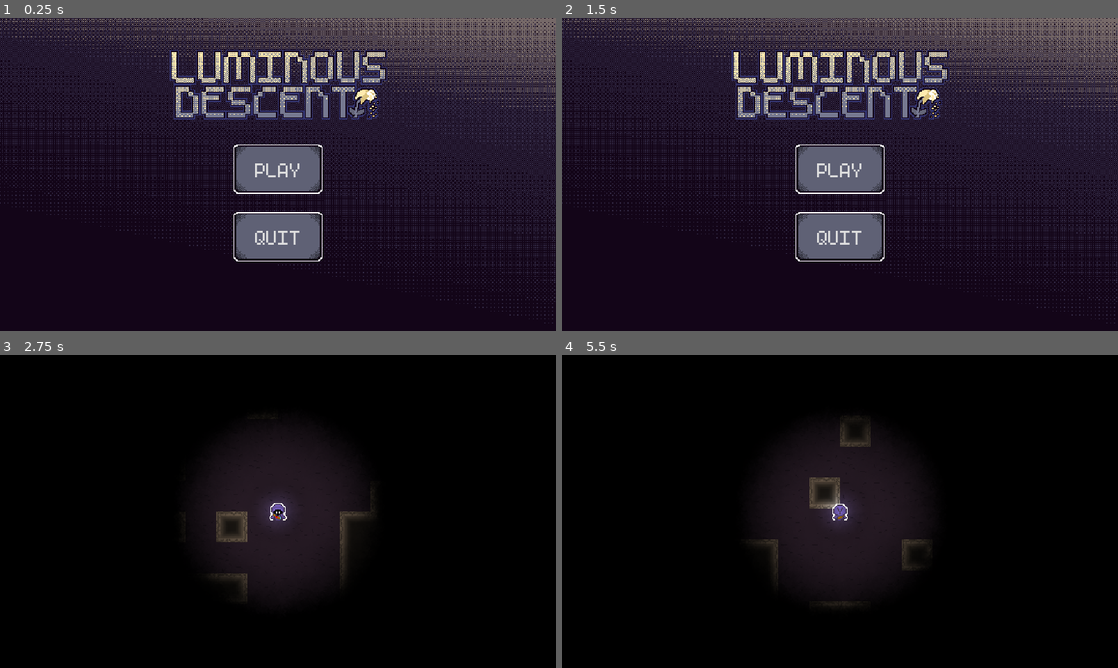
Above: before the commit, frames 1-4 (two rows, left to right).
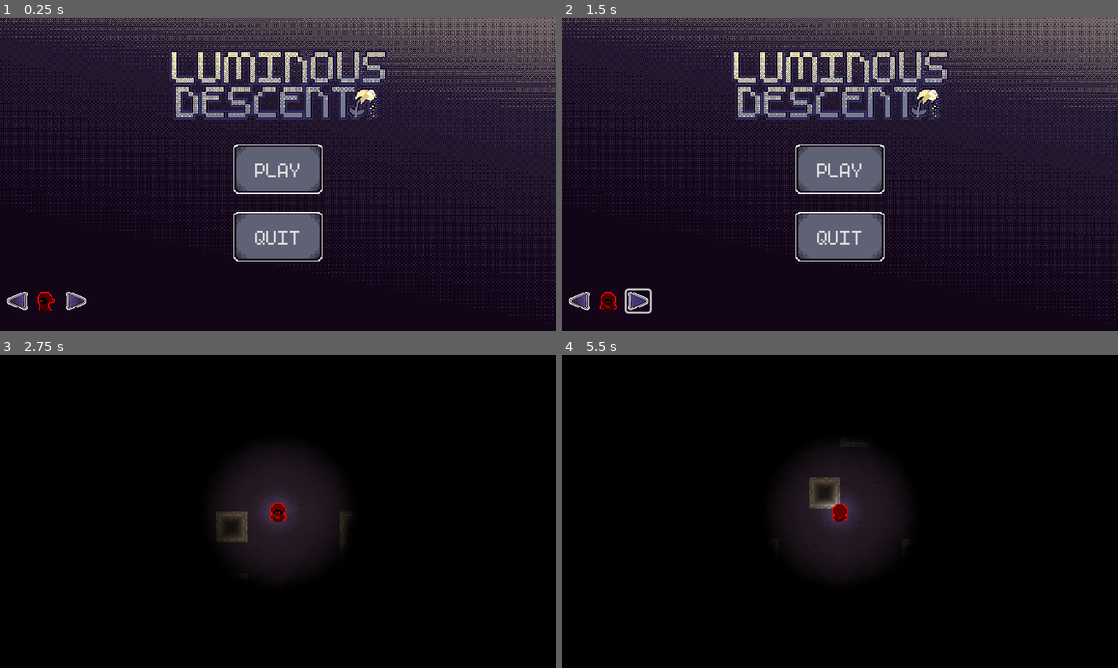
Above: after the commit, the same moments.

Repository: BlazarTira/Luminous-Descent
Game: Godot game, scene res://Scenes/Menus/title_screen.tscn
The game is run twice, just before and just after one commit, with the same random seed, the same clock (stepped at 60 frames per second) and the same inputs.
Inputs (mouse positions are in pixels of both pictures, inside the frame that each line leads up to):
- Up to frame 1 (0.25 s): no input
- Up to frame 2 (1.5 s): click (578, 299) at 0.52 s; click (639, 299) at 1.27 s
- Up to frame 3 (2.75 s): click "PLAY" at 2 s
- Up to frame 4 (5.5 s): tap Enter (ui_accept) at 2.75, 3.02, 3.5, 3.77, 5.27 s; move the mouse to (962, 495) at 2.77 s; hold D (right) 2.78-3.53 s; click (962, 495) at 2.85 s; move the mouse to (728, 527) at 3.52 s; hold S (down) 3.53-4.28 s; click (728, 527) at 3.6 s; move the mouse to (895, 442) at 4.27 s; hold D (right) 4.28-5.03 s; click (895, 442) at 4.35 s; move the mouse to (812, 574) at 5.02 s; hold W (up) from 5.03 s (still down); click (812, 574) at 5.1 s

The runs differ from the first frame. In frame 1, 0.4% of the frame differs, in the area x 1-16%, y 87-94%; in frame 2, 0.6%; in frame 3, 0.8%; in frame 4, 0.9%, in the area x 33-67%, y 19-81%.

Commit message:
Added enemy sprites and player color changing

Diff:
--- /dev/null
+++ b/Global.gd
@@ -0,0 +1,4 @@
+extends Node
+
+
+var selected_color = Color(1, 0, 1)  # Default color (purple)
--- a/Scenes/Entities/player.tscn
+++ b/Scenes/Entities/player.tscn
@@ -407,5 +407,5 @@
 color = Color(0.780392, 0.662745, 0.545098, 0.788235)
 energy = 2.0
 texture = ExtResource("4_sxqui")
-texture_scale = 1.2
+texture_scale = 0.9
 script = ExtResource("5_v5o6s")
--- a/Scenes/Menus/title_screen.tscn
+++ b/Scenes/Menus/title_screen.tscn
@@ -1,10 +1,110 @@
-[gd_scene load_steps=6 format=3 uid="uid://c5724akbpects"]
+[gd_scene load_steps=25 format=3 uid="uid://c5724akbpects"]
 
 [ext_resource type="Texture2D" uid="uid://dhgndwpp62y2w" path="res://Assets/UI/Title_BG.png" id="1_wfjbi"]
 [ext_resource type="Texture2D" uid="uid://c1wr7cbdyvpqs" path="res://Assets/UI/Title.png" id="2_rv18j"]
 [ext_resource type="Script" path="res://Scripts/Worlds/title_screen.gd" id="3_d4y5d"]
 [ext_resource type="Theme" uid="uid://cbsdbgo4ukocd" path="res://Resources/UI.tres" id="4_c7wn2"]
 [ext_resource type="Texture2D" uid="uid://bt5m2preplqng" path="res://Assets/UI/quit_disabled.png" id="5_hc7qd"]
+[ext_resource type="Texture2D" uid="uid://dklisskrfmfch" path="res://Assets/UI/Arrow_Button.png" id="6_fq4sm"]
+[ext_resource type="Texture2D" uid="uid://dc21prga4g51d" path="res://Assets/Player/Alchemist_Player_Sprite.png" id="6_ycoqq"]
+
+[sub_resource type="StyleBoxTexture" id="StyleBoxTexture_aeeic"]
+texture = ExtResource("6_fq4sm")
+region_rect = Rect2(32, 32, 32, 32)
+
+[sub_resource type="StyleBoxTexture" id="StyleBoxTexture_x7f5j"]
+texture = ExtResource("6_fq4sm")
+region_rect = Rect2(0, 32, 32, 32)
+
+[sub_resource type="StyleBoxTexture" id="StyleBoxTexture_mimaf"]
+texture = ExtResource("6_fq4sm")
+region_rect = Rect2(64, 32, 32, 32)
+
+[sub_resource type="Theme" id="Theme_248rr"]
+Button/styles/hover = SubResource("StyleBoxTexture_aeeic")
+Button/styles/normal = SubResource("StyleBoxTexture_x7f5j")
+Button/styles/pressed = SubResource("StyleBoxTexture_mimaf")
+
+[sub_resource type="AtlasTexture" id="AtlasTexture_gkcip"]
+atlas = ExtResource("6_ycoqq")
+region = Rect2(32, 0, 32, 32)
+
+[sub_resource type="AtlasTexture" id="AtlasTexture_43eb0"]
+atlas = ExtResource("6_ycoqq")
+region = Rect2(32, 32, 32, 32)
+
+[sub_resource type="AtlasTexture" id="AtlasTexture_pre6e"]
+atlas = ExtResource("6_ycoqq")
+region = Rect2(32, 64, 32, 32)
+
+[sub_resource type="AtlasTexture" id="AtlasTexture_scqhe"]
+atlas = ExtResource("6_ycoqq")
+region = Rect2(32, 96, 32, 32)
+
+[sub_resource type="AtlasTexture" id="AtlasTexture_n2enc"]
+atlas = ExtResource("6_ycoqq")
+region = Rect2(32, 128, 32, 32)
+
+[sub_resource type="AtlasTexture" id="AtlasTexture_m1xta"]
+atlas = ExtResource("6_ycoqq")
+region = Rect2(32, 160, 32, 32)
+
+[sub_resource type="AtlasTexture" id="AtlasTexture_5e3n4"]
+atlas = ExtResource("6_ycoqq")
+region = Rect2(32, 192, 32, 32)
+
+[sub_resource type="AtlasTexture" id="AtlasTexture_vp2rt"]
+atlas = ExtResource("6_ycoqq")
+region = Rect2(32, 224, 32, 32)
+
+[sub_resource type="SpriteFrames" id="SpriteFrames_ljdn7"]
+animations = [{
+"frames": [{
+"duration": 1.0,
+"texture": SubResource("AtlasTexture_gkcip")
+}, {
+"duration": 1.0,
+"texture": SubResource("AtlasTexture_43eb0")
+}, {
+"duration": 1.0,
+"texture": SubResource("AtlasTexture_pre6e")
+}, {
+"duration": 1.0,
+"texture": SubResource("AtlasTexture_scqhe")
+}, {
+"duration": 1.0,
+"texture": SubResource("AtlasTexture_n2enc")
+}, {
+"duration": 1.0,
+"texture": SubResource("AtlasTexture_m1xta")
+}, {
+"duration": 1.0,
+"texture": SubResource("AtlasTexture_5e3n4")
+}, {
+"duration": 1.0,
+"texture": SubResource("AtlasTexture_vp2rt")
+}],
+"loop": true,
+"name": &"default",
+"speed": 5.0
+}]
+
+[sub_resource type="StyleBoxTexture" id="StyleBoxTexture_mbrgr"]
+texture = ExtResource("6_fq4sm")
+region_rect = Rect2(32, 0, 32, 32)
+
+[sub_resource type="StyleBoxTexture" id="StyleBoxTexture_tanv8"]
+texture = ExtResource("6_fq4sm")
+region_rect = Rect2(0, 0, 32, 32)
+
+[sub_resource type="StyleBoxTexture" id="StyleBoxTexture_3oeuf"]
+texture = ExtResource("6_fq4sm")
+region_rect = Rect2(64, 0, 32, 32)
+
+[sub_resource type="Theme" id="Theme_31iy3"]
+Button/styles/hover = SubResource("StyleBoxTexture_mbrgr")
+Button/styles/normal = SubResource("StyleBoxTexture_tanv8")
+Button/styles/pressed = SubResource("StyleBoxTexture_3oeuf")
 
 [node name="TitleScreen" type="Node2D"]
 
@@ -82,7 +182,51 @@
 offset_bottom = 227.0
 texture = ExtResource("5_hc7qd")
 
+[node name="Color_Select" type="Control" parent="CanvasLayer"]
+layout_mode = 3
+anchors_preset = 2
+anchor_top = 1.0
+anchor_bottom = 1.0
+offset_top = -62.0
+offset_right = 97.0
+grow_vertical = 0
+
+[node name="Left_Button" type="Button" parent="CanvasLayer/Color_Select"]
+layout_mode = 1
+anchors_preset = 4
+anchor_top = 0.5
+anchor_bottom = 0.5
+offset_left = 6.0
+offset_top = -11.0
+offset_right = 30.0
+offset_bottom = 11.0
+grow_vertical = 2
+theme = SubResource("Theme_248rr")
+
+[node name="AnimatedSprite2D" type="AnimatedSprite2D" parent="CanvasLayer/Color_Select"]
+position = Vector2(48, 31)
+sprite_frames = SubResource("SpriteFrames_ljdn7")
+autoplay = "default"
+frame_progress = 0.720942
+
+[node name="Right_Button" type="Button" parent="CanvasLayer/Color_Select"]
+layout_mode = 1
+anchors_preset = 6
+anchor_left = 1.0
+anchor_top = 0.5
+anchor_right = 1.0
+anchor_bottom = 0.5
+offset_left = -30.0
+offset_top = -11.0
+offset_right = -6.0
+offset_bottom = 11.0
+grow_horizontal = 0
+grow_vertical = 2
+theme = SubResource("Theme_31iy3")
+
 [connection signal="pressed" from="CanvasLayer/Buttons/Play" to="CanvasLayer/Buttons" method="_on_play_pressed"]
 [connection signal="mouse_entered" from="CanvasLayer/Buttons/Quit" to="CanvasLayer/Buttons" method="_on_quit_mouse_entered"]
 [connection signal="mouse_exited" from="CanvasLayer/Buttons/Quit" to="CanvasLayer/Buttons" method="_on_quit_mouse_exited"]
 [connection signal="pressed" from="CanvasLayer/Buttons/Quit" to="CanvasLayer/Buttons" method="_on_quit_pressed"]
+[connection signal="pressed" from="CanvasLayer/Color_Select/Left_Button" to="CanvasLayer/Buttons" method="_on_left_button_pressed"]
+[connection signal="pressed" from="CanvasLayer/Color_Select/Right_Button" to="CanvasLayer/Buttons" method="_on_right_button_pressed"]
--- a/Scripts/Entities/player.gd
+++ b/Scripts/Entities/player.gd
@@ -22,6 +22,9 @@
 
 var direction = Vector2.ZERO
 var last_non_zero_direction = Vector2.DOWN  # Default to down for initial state
+
+func _ready():
+	animated_sprite.modulate = Global.selected_color
 
 func _process(_delta: float):
 	update_animation()
--- a/Scripts/Worlds/title_screen.gd
+++ b/Scripts/Worlds/title_screen.gd
@@ -1,8 +1,26 @@
 extends Control
 
 @onready var quit_disabled = $"../quit_disabled"
+@onready var preview_sprite = $"../Color_Select/AnimatedSprite2D"
+@onready var left_button = $"../Color_Select/Left_Button"
+@onready var right_button = $"../Color_Select/Right_Button"
+
+
+var colors = [
+	Color(1, 0, 0),  # Red
+	Color(0, 1, 0),  # Green
+	Color(0.2, 0.3, 1),  # Blue
+	Color(1, 1, 0),  # Yellow
+	Color(1, 0, 1),  # Purple
+	Color(0, 1, 1)   # Cyan
+]
+var current_color_index = 0
+
+func _ready():
+	update_preview()
 
 func _on_play_pressed():
+	Global.selected_color = colors[current_color_index]
 	get_tree().change_scene_to_file("res://Scenes/Worlds/Floor1.tscn")
 
 
@@ -16,3 +34,16 @@
 
 func _on_quit_mouse_exited():
 	quit_disabled.hide()
+
+
+func _on_left_button_pressed():
+	current_color_index = (current_color_index - 1 + colors.size()) % colors.size()
+	update_preview()
+
+
+func _on_right_button_pressed():
+	current_color_index = (current_color_index + 1) % colors.size()
+	update_preview()
+
+func update_preview():
+	preview_sprite.modulate = colors[current_color_index]
--- a/project.godot
+++ b/project.godot
@@ -14,6 +14,10 @@
 run/main_scene="res://Scenes/Menus/title_screen.tscn"
 config/features=PackedStringArray("4.2", "GL Compatibility")
 config/icon="res://icon.svg"
+
+[autoload]
+
+Global="*res://Global.gd"
 
 [display]
 
Binary file added: Assets/Enemies/Ghost_Sprite_Sheet.png
Not shown, added: Assets/Enemies/Ghost_Sprite_Sheet.png.import
Binary file added: Assets/Enemies/Statue_Sprite_Sheet.png
Not shown, added: Assets/Enemies/Statue_Sprite_Sheet.png.import
Binary file changed: Assets/Player/Alchemist_Player_Sprite.png
Binary file added: Assets/UI/Arrow_Button.png
Not shown, added: Assets/UI/Arrow_Button.png.import
